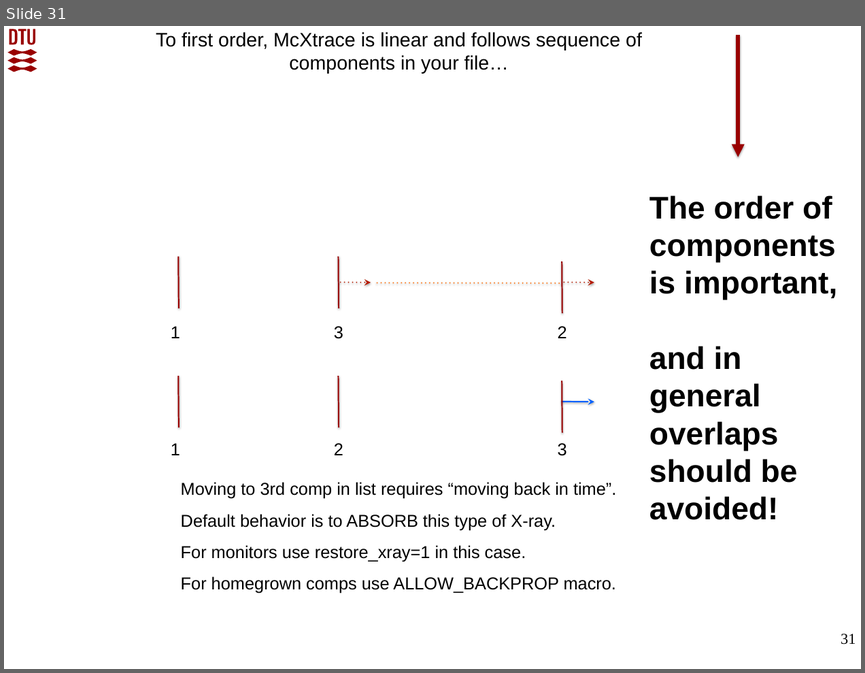
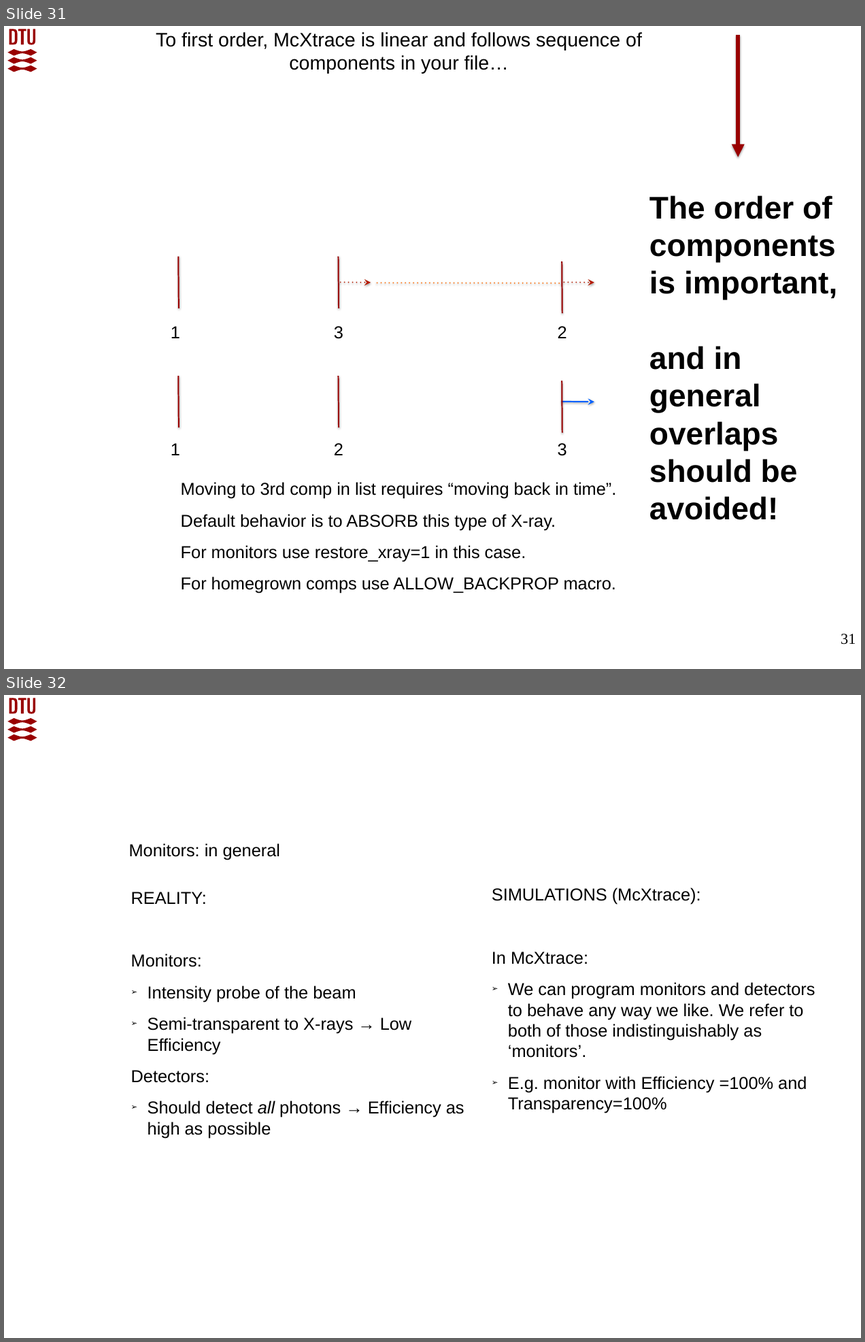
Before and after one commit to McStasMcXtrace/Schools, a slide deck: SOLEIL_March_2022/Day2_Thursday_March_10th/3_Components/McXtrace_component_and_instrument_concepts.pptx. Shown one above the other, each under a label of ours: slide 31 before the commit, slides 31 and 32 after it. The pictures are 865x673 and 865x1342 pixels, drawn with LibreOffice and Linux fonts; fonts in the diff are those of the drawing; background and template pictures are left out. Boxes give left, top, right and bottom in pixels: in the first picture for what was removed or moved away, otherwise in the second. Text is boxed around its words. In the diff, an @@ line names an element or a change of style, - is before the commit and + after.

Commit message:
Updates to include monitors

```diff
--- a/SOLEIL_March_2022/Day2_Thursday_March_10th/3_Components/McXtrace_component_and_instrument_concepts.pptx
+++ b/SOLEIL_March_2022/Day2_Thursday_March_10th/3_Components/McXtrace_component_and_instrument_concepts.pptx
@@ slide 32 added at box(4, 695, 861, 1338), background #FFFFFF; not listed: 1 template element that a slide beside it also shows @@
@@ text added at box(129, 843, 281, 860), 16 pt, text #000000 @@
+Monitors: in general
@@ text added at box(131, 892, 464, 1138), 16 pt, text #000000 @@
+REALITY:
+Monitors:
+➢ Intensity probe of the beam
+➢ Semi-transparent to X-rays → Low Efficiency
+Detectors:
+➢ Should detect all photons → Efficiency as high as possible
@@ text added at box(492, 887, 815, 1113), 16 pt, text #000000 @@
+SIMULATIONS (McXtrace):
+In McXtrace:
+➢ We can program monitors and detectors to behave any way we like. We refer to both of those indistinguishably as ‘monitors’.
+➢ E.g. monitor with Efficiency =100% and Transparency=100%
```
Also in this commit, not shown: 14 other slides added, 2 other files.
